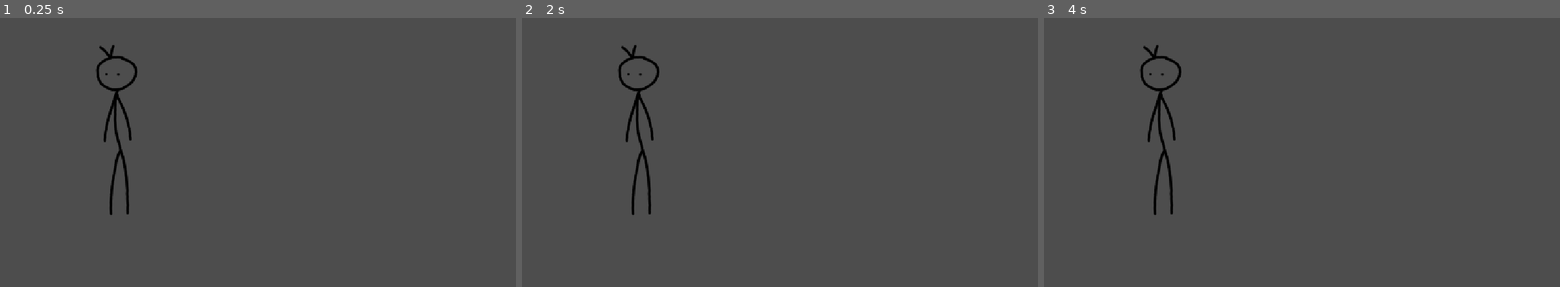
Above: before the commit, frames 1-3 (left to right).
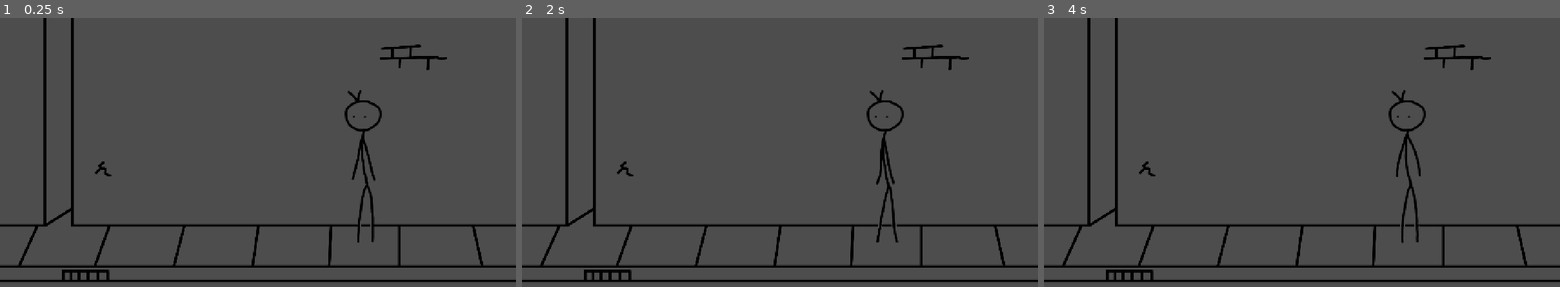
Above: after the commit, the same moments.

Repository: reppy31/test-1
Game: Godot game, scene res://test_1_node.tscn
Two runs of this game, one before a commit and one after it. Both use one fixed random seed, a clock stepped at 60 frames per second and the inputs below.
Inputs:
- Up to frame 1 (0.25 s): no input
- Up to frame 2 (2 s): no input
- Up to frame 3 (4 s): tap Enter at 2.75 s

The runs differ from the first frame. In frame 1, 5.8% of the frame differs, in the area x 0-100%, y 0-99%; in frame 2, 5.8%; in frame 3, 5.8%.

Commit message:
Background and border shaders.
I found and set the autoplay property for my character idle animation. I also designed a background to test with and implemented a shader to outline the character in the background color to separate them from the background.

Diff:
--- a/project.godot
+++ b/project.godot
@@ -17,6 +17,8 @@
 
 [display]
 
+window/size/viewport_width=1280
+window/size/viewport_height=720
 window/stretch/mode="canvas_items"
 window/stretch/aspect="expand"
 
--- /dev/null
+++ b/test_1_node.gdshader
@@ -0,0 +1,34 @@
+shader_type canvas_item;
+
+// Match this EXACTLY to your background wall color using the eyedropper
+uniform vec4 wall_color : source_color = vec4(0.25, 0.25, 0.25, 1.0);
+uniform float margin_thickness : hint_range(0.0, 20.0, 0.5) = 4.0;
+
+void fragment() {
+    vec4 current_pixel = texture(TEXTURE, UV);
+
+    // 1. If it's your actual hand-drawn black stick figure line, draw it perfectly
+    if (current_pixel.a > 0.1) {
+        COLOR = current_pixel;
+    } else {
+        // 2. Scan a circular radius around the empty space
+        float max_alpha = 0.0;
+        vec2 size = TEXTURE_PIXEL_SIZE * margin_thickness;
+
+        // 16-point circle sampling for perfectly smooth, non-pixelated circles
+        for (int i = 0; i < 16; i++) {
+            float angle = float(i) * 0.392699; // 2 * PI / 16
+            vec2 direction = vec2(cos(angle), sin(angle));
+            float alpha = texture(TEXTURE, UV + direction * size).a;
+            max_alpha = max(max_alpha, alpha);
+        }
+
+        // 3. If the character's legs are nearby, fill this space with a SOLID block of wall color
+        if (max_alpha > 0.1) {
+            COLOR = vec4(wall_color.rgb, 1.0); // 1.0 opacity completely erases the sidewalk line beneath it
+        } else {
+            // 4. Pure empty space remains completely transparent
+            COLOR = current_pixel;
+        }
+    }
+}
--- a/test_1_node.tscn
+++ b/test_1_node.tscn
@@ -1,8 +1,15 @@
 [gd_scene format=3 uid="uid://bs36qfujoddmk"]
 
 [ext_resource type="Texture2D" uid="uid://dner1ycpscnep" path="res://assets/idle1.png" id="1_37h0x"]
+[ext_resource type="Texture2D" uid="uid://dhmwe3crgvcf2" path="res://assets/testbackground1.png" id="1_trvhx"]
+[ext_resource type="Shader" uid="uid://e6cpi2xhj1vd" path="res://test_1_node.gdshader" id="2_555dq"]
 [ext_resource type="Texture2D" uid="uid://deac12e5fwitp" path="res://assets/idle2.png" id="2_gfv16"]
 [ext_resource type="Texture2D" uid="uid://dwjkwnoeckkig" path="res://assets/idle3.png" id="3_trvhx"]
+
+[sub_resource type="ShaderMaterial" id="ShaderMaterial_4wr1s"]
+shader = ExtResource("2_555dq")
+shader_parameter/wall_color = Color(0.29803923, 0.29803923, 0.29803923, 1)
+shader_parameter/margin_thickness = 2.0
 
 [sub_resource type="SpriteFrames" id="SpriteFrames_72uko"]
 animations = [{
@@ -21,7 +28,7 @@
 }],
 "loop": 1,
 "name": &"idle",
-"speed": 5.0
+"speed": 3.0
 }, {
 "frames": [],
 "loop": 1,
@@ -31,8 +38,16 @@
 
 [node name="test 1 node" type="Node2D" unique_id=1992488849]
 
+[node name="Testbackground1" type="Sprite2D" parent="." unique_id=466399988]
+position = Vector2(640, 360)
+scale = Vector2(0.6666667, 0.6666667)
+texture = ExtResource("1_trvhx")
+
 [node name="AnimatedSprite2D" type="AnimatedSprite2D" parent="." unique_id=1764025869]
 texture_repeat = 2
-position = Vector2(263, 253)
+material = SubResource("ShaderMaterial_4wr1s")
+position = Vector2(904, 372)
 sprite_frames = SubResource("SpriteFrames_72uko")
 animation = &"idle"
+autoplay = "idle"
+frame_progress = 0.6862861
Binary file added: assets/testbackground1.png
Not shown, added: assets/testbackground1.png.import
Not shown, added: test_1_node.gdshader.uid
